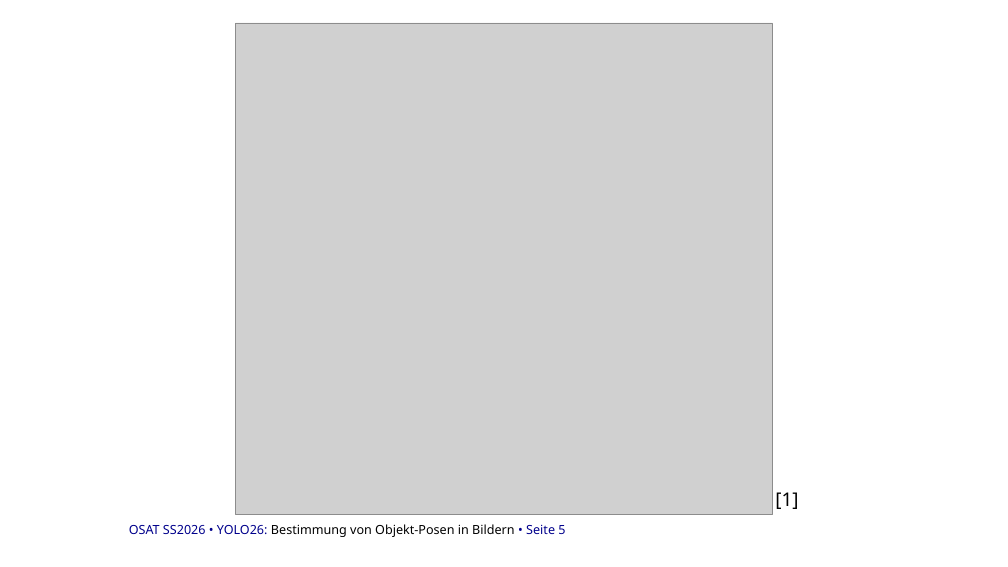
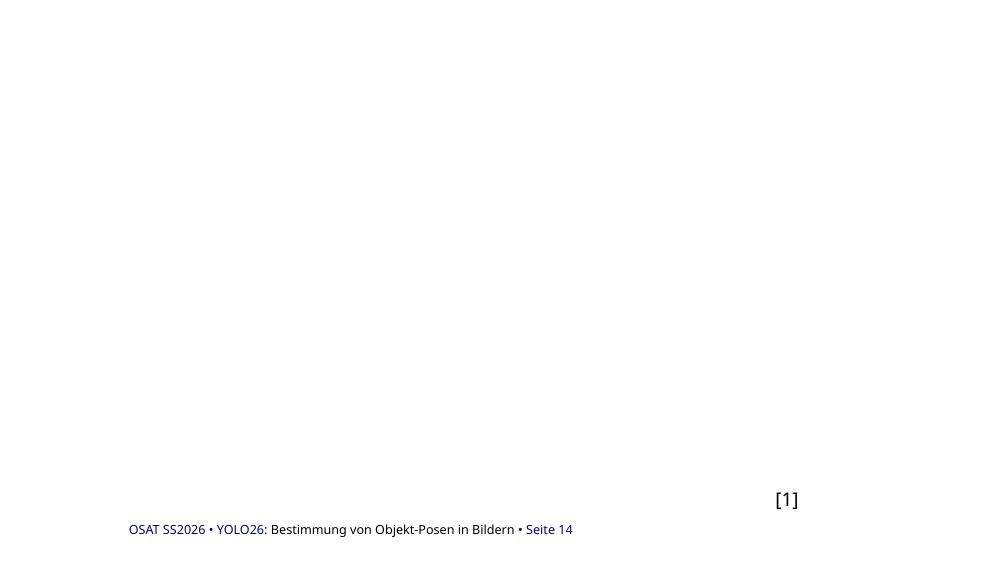
Before and after one commit to danhcon123/yolo_pose_estimation, a slide deck: slide 14 of docu/Verteidigung.pptx (slide 5 before the commit). Drawn at 1008x567 pixels with LibreOffice and Linux fonts; fonts in the diff are those of the drawing; grey boxes stand for pictures; background and template pictures are left out. Boxes give left, top, right and bottom in pixels: in the first picture for what was removed or moved away, otherwise in the second. Text is boxed around its words. In the diff, an @@ line names an element or a change of style, - is before the commit and + after.

```diff
--- a/docu/Verteidigung.pptx
+++ b/docu/Verteidigung.pptx
@@ picture removed at (x1=236, y1=23, x2=773, y2=514) @@
@@ text at (x1=129, y1=524, x2=572, y2=537): text changed @@
-OSAT SS2026 • YOLO26: Bestimmung von Objekt-Posen in Bildern • Seite 5
+OSAT SS2026 • YOLO26: Bestimmung von Objekt-Posen in Bildern • Seite 14
```
Also in this commit, not shown: 1 other slide changed, 8 slides added, 2 other files.
